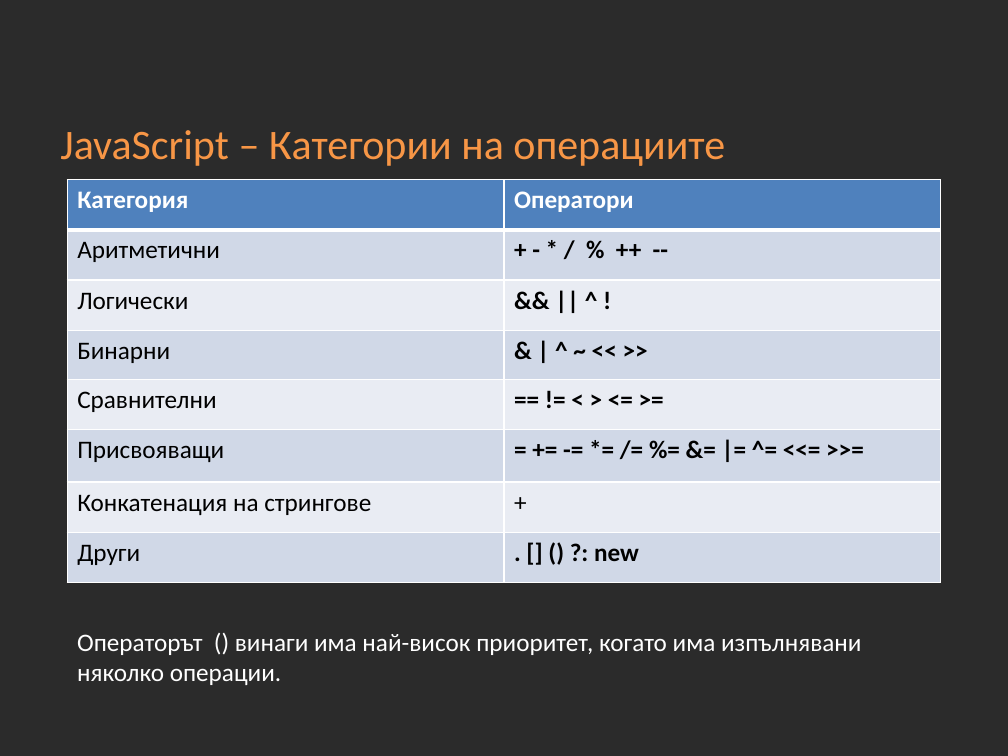
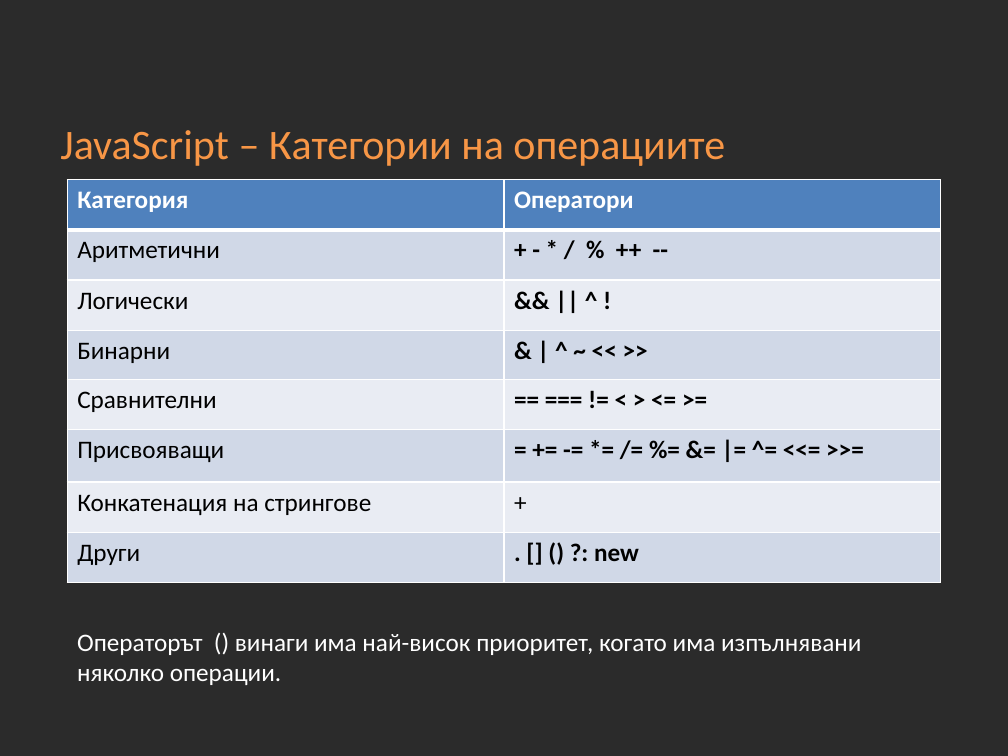
Before and after one commit to Academy-Soft-Intellect/Front-End-Course, a slide deck: slide 19 of 10-JavaScript-Basics.pptx. Drawn at 1008x756 pixels with LibreOffice and Linux fonts; fonts in the diff are those of the drawing; background and template pictures are left out; a plain dark background stands for a picture behind light text. Boxes give left, top, right and bottom in pixels: in the first picture for what was removed or moved away, otherwise in the second. Text is boxed around its words. In the diff, an @@ line names an element or a change of style, - is before the commit and + after.

```diff
--- a/10-JavaScript-Basics.pptx
+++ b/10-JavaScript-Basics.pptx
@@ table at (68,179,940,582) @@
-row 5, column 2: == != < > <= >=
+row 5, column 2: == === != < > <= >=
```
Also in this commit, not shown: 10 other slides changed.
